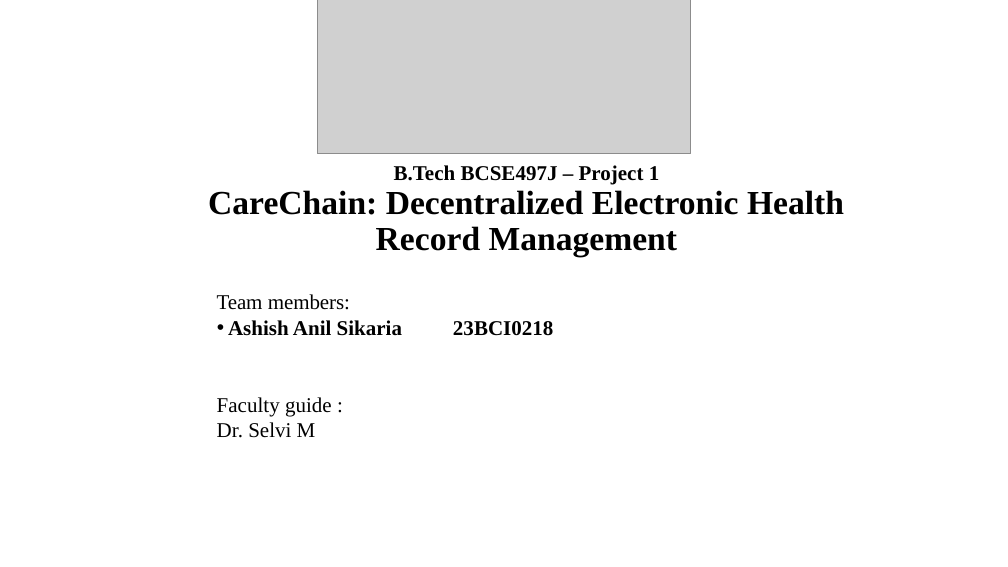
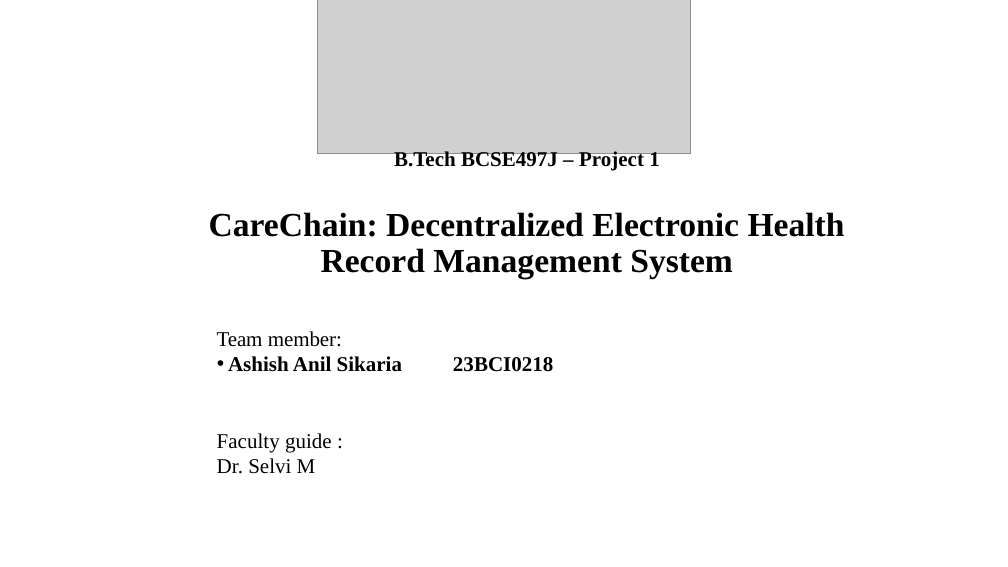
Before and after one commit to ashishanilsikaria/CareChain, a slide deck: slide 1 of docs/reviews/Review 2/Review 2.pptx. Drawn at 1008x567 pixels with LibreOffice and Linux fonts; fonts in the diff are those of the drawing; grey boxes stand for pictures. Boxes give left, top, right and bottom in pixels: in the first picture for what was removed or moved away, otherwise in the second. Text is boxed around its words. In the diff, an @@ line names an element or a change of style, - is before the commit and + after.

```diff
--- a/docs/reviews/Review 2/Review 2.pptx
+++ b/docs/reviews/Review 2/Review 2.pptx
@@ title at [209,150,845,278]: text changed @@
-B.Tech BCSE497J – Project 1
-CareChain: Decentralized Electronic Health Record Management
+B.Tech BCSE497J – Project 1
+CareChain: Decentralized Electronic Health Record Management System
@@ text "Team member:": place and size @@
-text "Team member:" at [217,294,402,438]
+text "Team member:" at [217,331,402,474]
@@ text at [217,331,342,347]: text changed @@
-Team members:
+Team member:
```
Also in this commit, not shown: 4 other slides changed, 28 other files.
